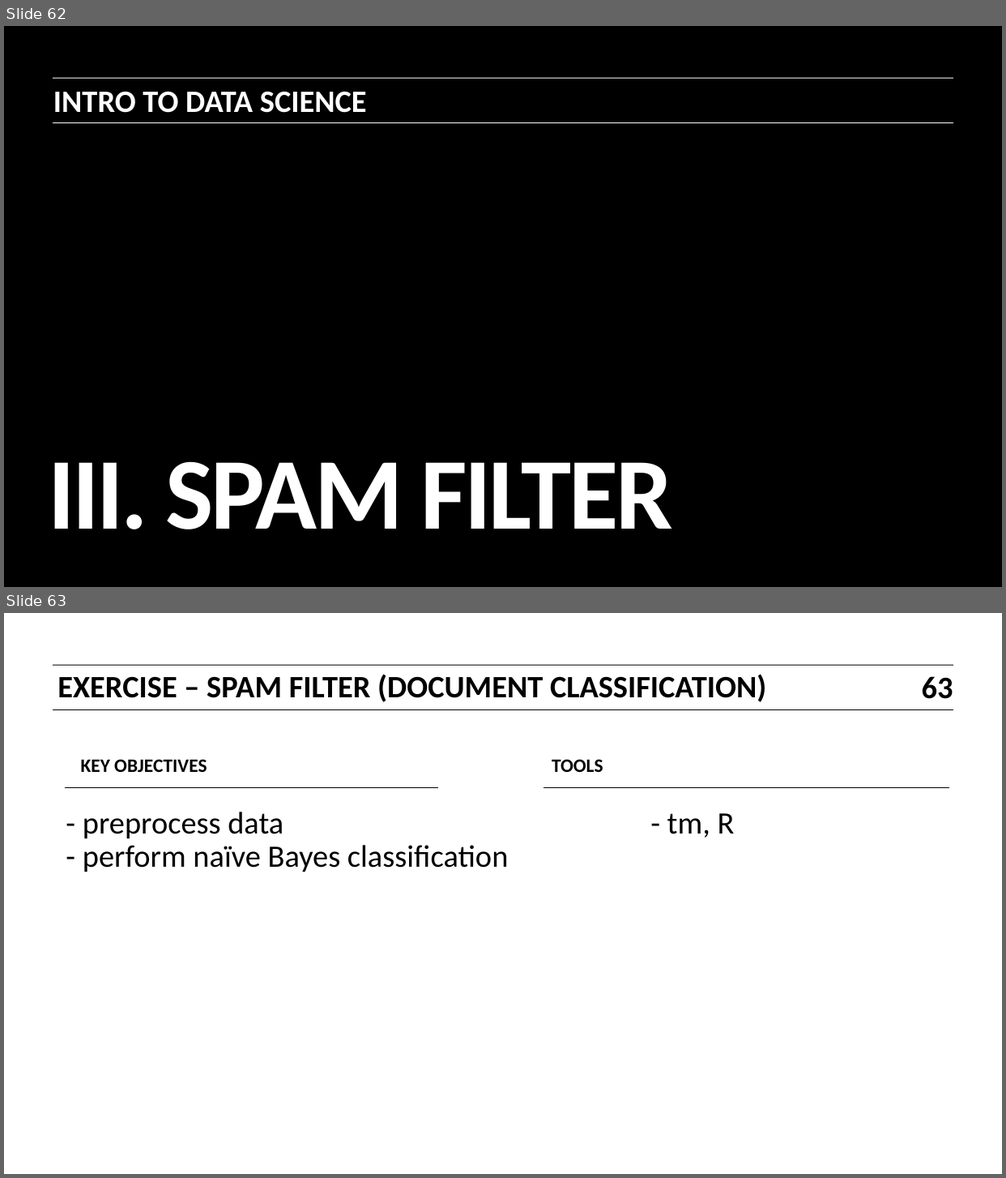
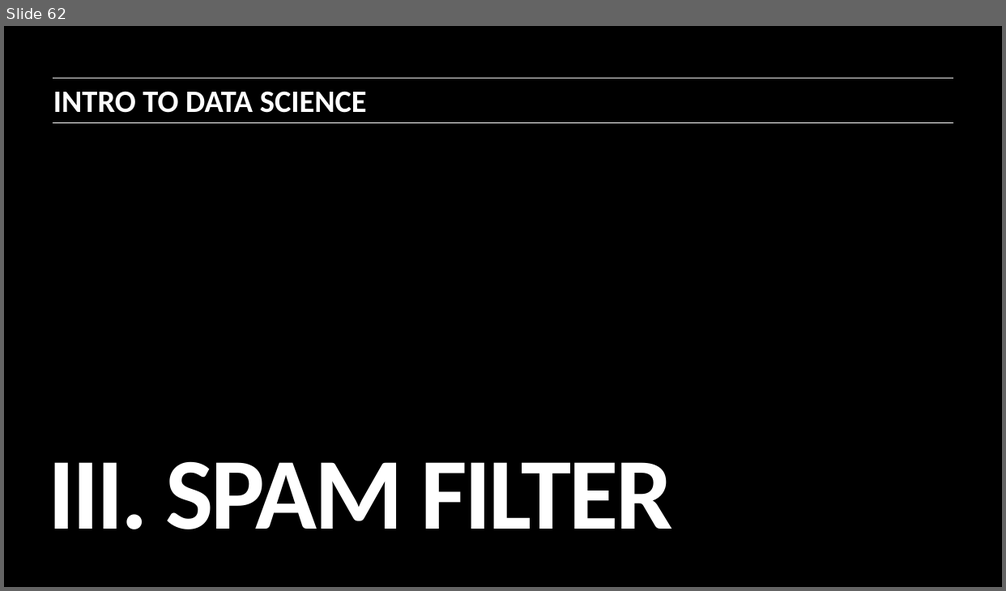
Before and after one commit to ajschumacher/gadsdc, a slide deck: 11-naive_bayes/slides.pptx. Shown one above the other, each under a label of ours: slides 62 and 63 before the commit, slide 62 after it. The pictures are 1006x1178 and 1006x591 pixels, drawn with LibreOffice and Linux fonts; fonts in the diff are those of the drawing. Boxes give left, top, right and bottom in pixels: in the first picture for what was removed or moved away, otherwise in the second. Text is boxed around its words. In the diff, an @@ line names an element or a change of style, - is before the commit and + after.

```diff
--- a/11-naive_bayes/slides.pptx
+++ b/11-naive_bayes/slides.pptx
@@ slide 63 removed at box(4, 613, 1002, 1174), background #FFFFFF @@
@@ line removed from (53, 665) to (953, 665) @@
@@ text removed at box(57, 674, 766, 702) @@
-EXERCISE – SPAM FILTER (DOCUMENT CLASSIFICATION)
@@ page number removed at box(922, 676, 953, 699) @@
-63
@@ line removed from (53, 709) to (953, 709) @@
@@ text removed at box(81, 759, 206, 772) @@
-KEY OBJECTIVES
@@ text removed at box(552, 759, 603, 772) @@
-TOOLS
@@ line removed from (65, 787) to (437, 787) @@
@@ line removed from (544, 787) to (949, 787) @@
@@ text removed at box(83, 811, 508, 872) @@
-- PREPROCESS DATA - TM, R
-- PERFORM NAÏVE BAYES CLASSIFICATION
```
Also in this commit, not shown: 1 slide changed, 1 other file.
